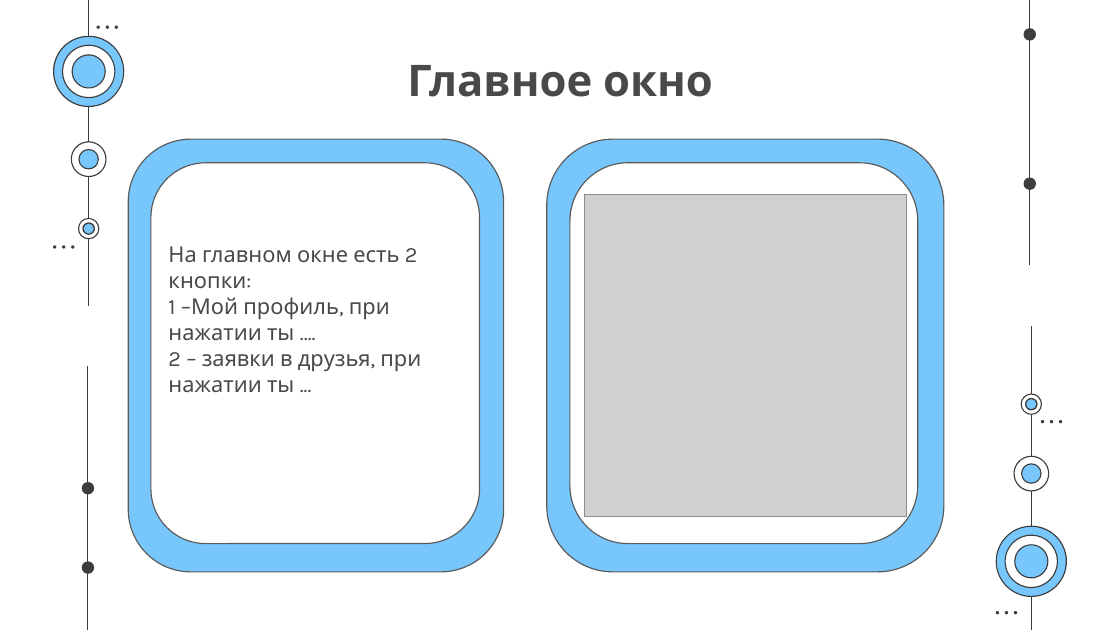
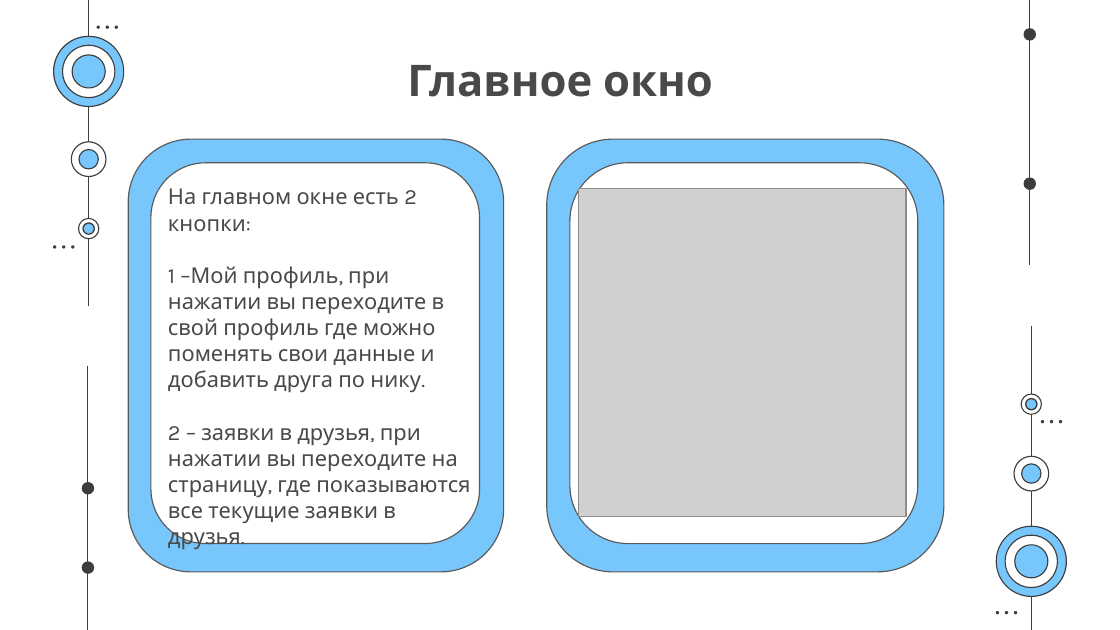
Before and after one commit to Blezer123/Project_Site_Yandex, a slide deck: slide 6 of Презентация.pptx. Drawn at 1120x630 pixels with LibreOffice and Linux fonts; fonts in the diff are those of the drawing; grey boxes stand for pictures. Boxes give left, top, right and bottom in pixels: in the first picture for what was removed or moved away, otherwise in the second. Text is boxed around its words. In the diff, an @@ line names an element or a change of style, - is before the commit and + after.

```diff
--- a/Презентация.pptx
+++ b/Презентация.pptx
@@ subtitle "На главном окне есть 2 ...": place and size @@
-subtitle "На главном окне есть 2 ..." at [168,246,421,392]
+subtitle "На главном окне есть 2 ..." at [168,188,470,550]
@@ picture: place and size @@
-picture at [585,195,906,517]
+picture at [579,188,906,516]
@@ subtitle at [168,266,470,550]: text changed @@
-1 –Мой профиль, при нажатии ты ….
-2 – заявки в друзья, при нажатии ты ...
+1 –Мой профиль, при нажатии вы переходите в свой профиль где можно поменять свои данные и добавить друга по нику.
+2 – заявки в друзья, при нажатии вы переходите на страницу, где показываются все текущие заявки в друзья.
```
Also in this commit, not shown: 5 other slides changed, 1 slide removed.
